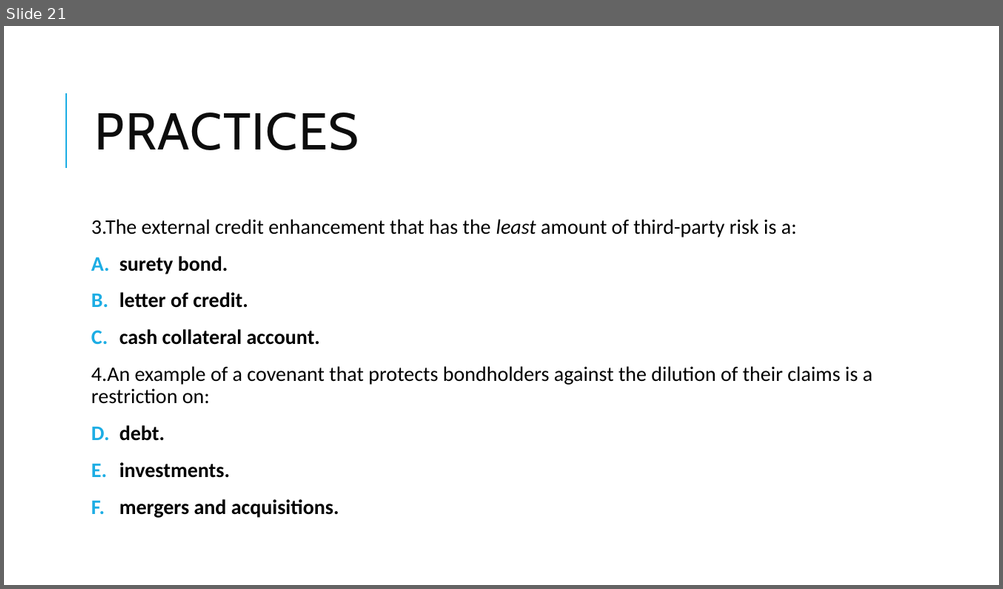
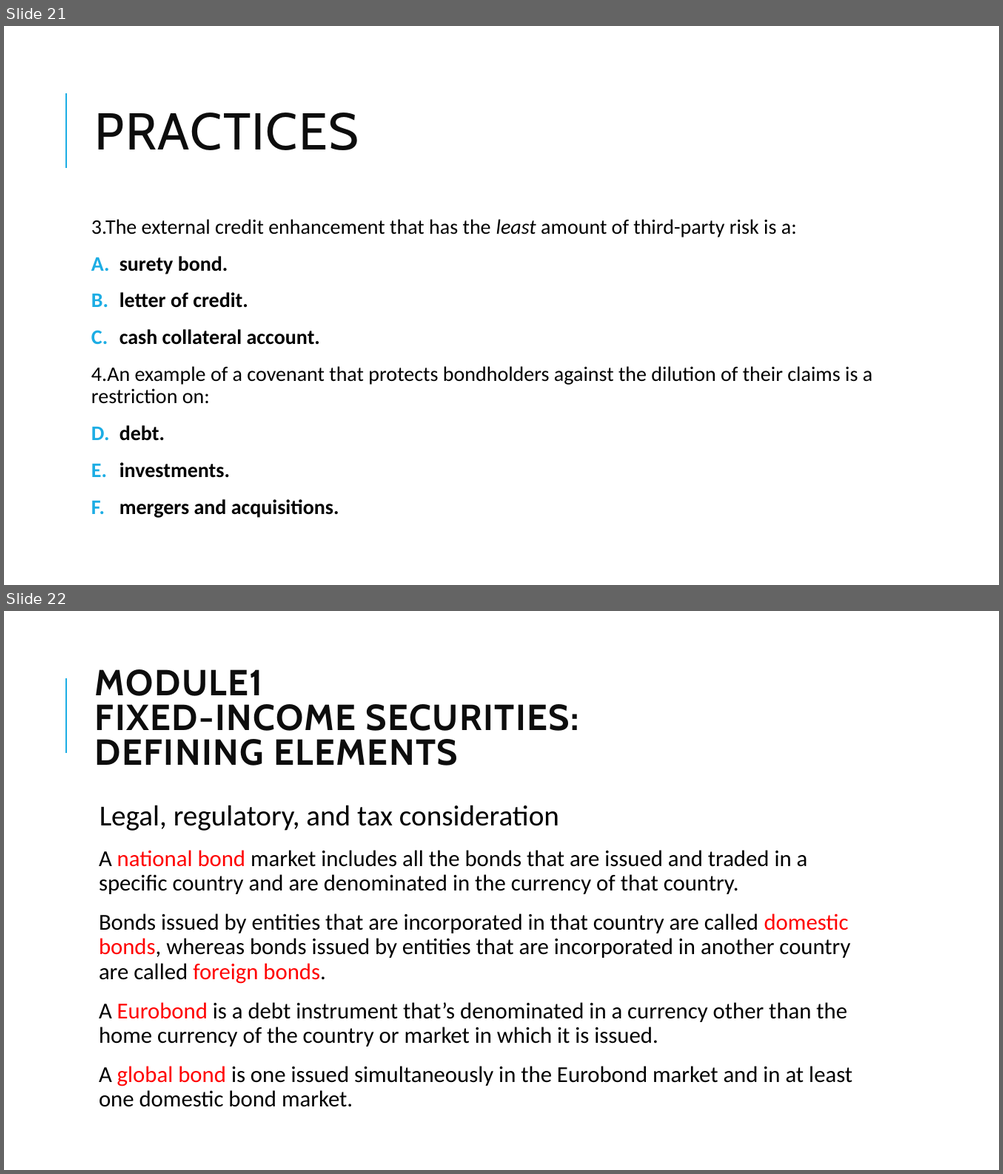
Before and after one commit to Isco0530/data, a slide deck: Fixed Income.pptx. Shown one above the other, each under a label of ours: slide 21 before the commit, slides 21 and 22 after it. The pictures are 1003x589 and 1003x1174 pixels, drawn with LibreOffice and Linux fonts; fonts in the diff are those of the drawing; background and template pictures are left out. Boxes give left, top, right and bottom in pixels: in the first picture for what was removed or moved away, otherwise in the second. Text is boxed around its words. In the diff, an @@ line names an element or a change of style, - is before the commit and + after.

```diff
--- a/Fixed Income.pptx
+++ b/Fixed Income.pptx
@@ slide 22 added at (x1=4, y1=611, x2=999, y2=1170), background #FFFFFF @@
@@ title added at (x1=95, y1=669, x2=579, y2=766), 35 pt, text #0D0D0D, bold @@
+MODULE1
+FIXED-INCOME SECURITIES:
+DEFINING ELEMENTS
@@ line added from (66, 753) to (66, 678), #1CADE4 1.5 pt @@
@@ text added at (x1=99, y1=805, x2=852, y2=1108), 22 pt, text #000000 @@
+  Legal, regulatory, and tax consideration
+  A national bond market includes all the bonds that are issued and traded in a specific country and are denominated in the currency of that country.
+  Bonds issued by entities that are incorporated in that country are called domestic bonds, whereas bonds issued by entities that are incorporated in another country are called foreign bonds.
+  A Eurobond is a debt instrument that’s denominated in a currency other than the home currency of the country or market in which it is issued.
+  A global bond is one issued simultaneously in the Eurobond market and in at least one domestic bond market.
```
Also in this commit, not shown: 3 other slides added.
